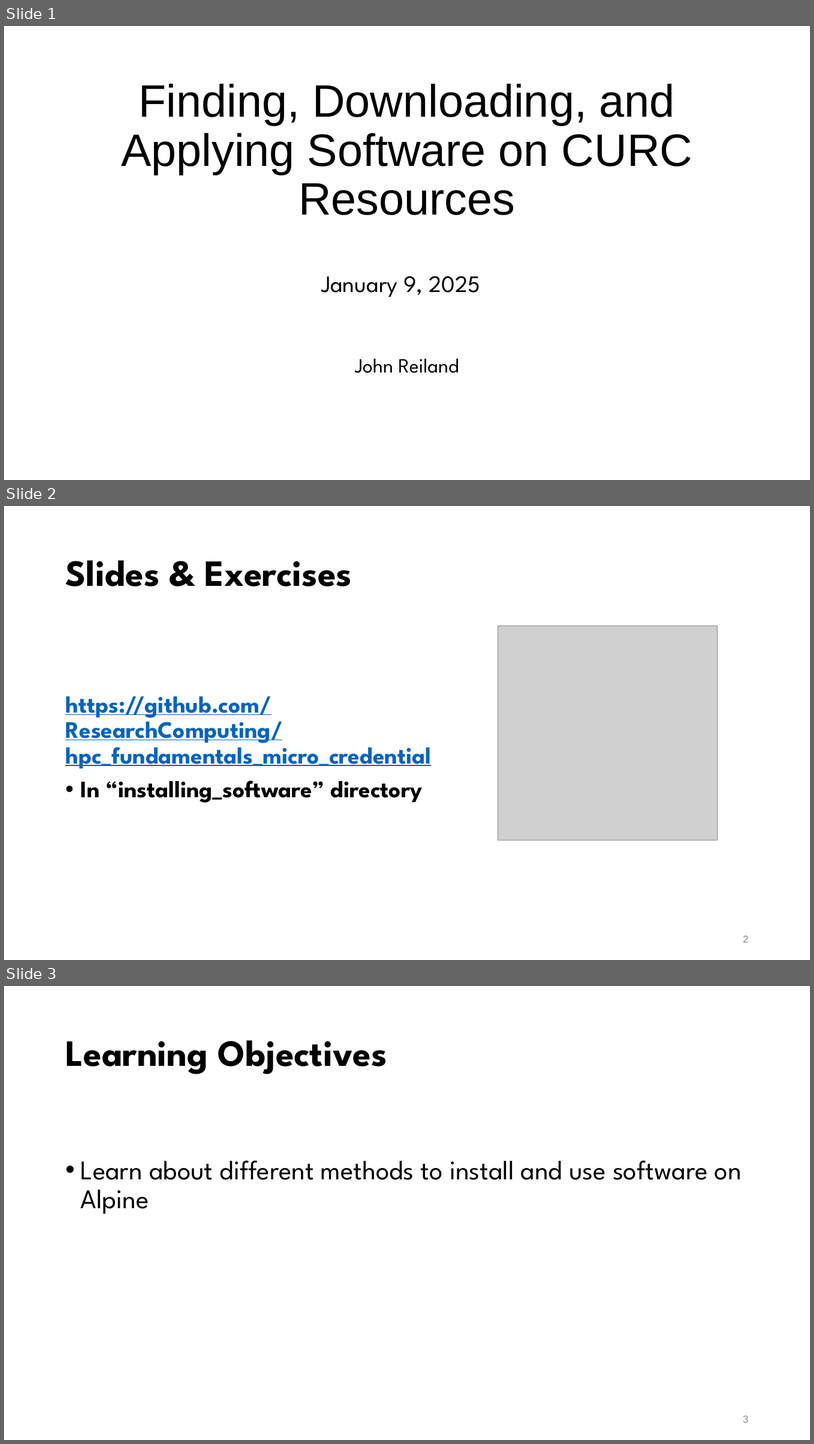
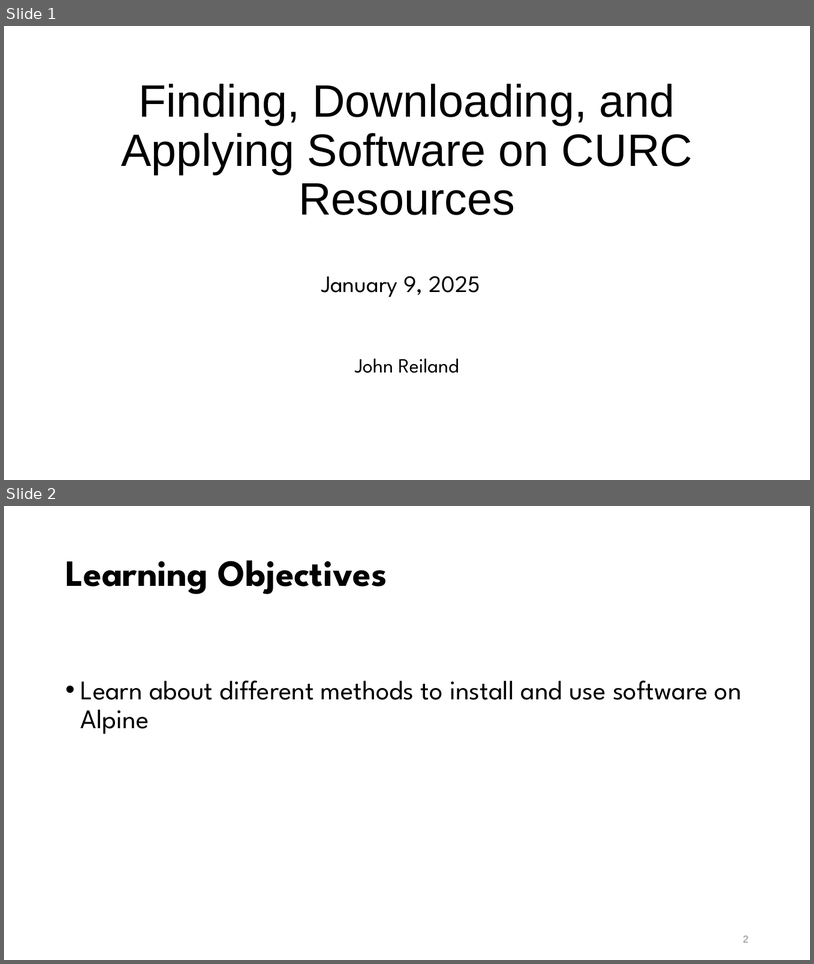
Before and after one commit to mohalkh5/hpc_fundamentals_micro_credential, a slide deck: installing_software/installing_software.pptx. Shown one above the other, each under a label of ours: slides 1, 2 and 3 before the commit, slides 1 and 2 after it. The pictures are 814x1444 and 814x964 pixels, drawn with LibreOffice and Linux fonts; fonts in the diff are those of the drawing; grey boxes stand for pictures; background and template pictures are left out. Boxes give left, top, right and bottom in pixels: in the first picture for what was removed or moved away, otherwise in the second. Text is boxed around its words. In the diff, an @@ line names an element or a change of style, - is before the commit and + after.

Commit message:
Remove QR code slide from installing_software

```diff
--- a/installing_software/installing_software.pptx
+++ b/installing_software/installing_software.pptx
@@ slide 2 removed at box(4, 506, 810, 960), background #FFFFFF @@
@@ title removed at box(65, 560, 352, 586) @@
-Slides & Exercises
@@ picture removed at box(498, 626, 719, 840) @@
@@ text removed at box(65, 696, 431, 802) @@
-https://github.com/ResearchComputing/hpc_fundamentals_micro_credential
-• In “installing_software” directory
@@ page number removed at box(743, 935, 749, 942) @@
-2
@@ what was slide 3 is now slide 2 @@
@@ page number at box(743, 935, 749, 942): text changed @@
-3
+2
```
Also in this commit, not shown: 1 other file.
